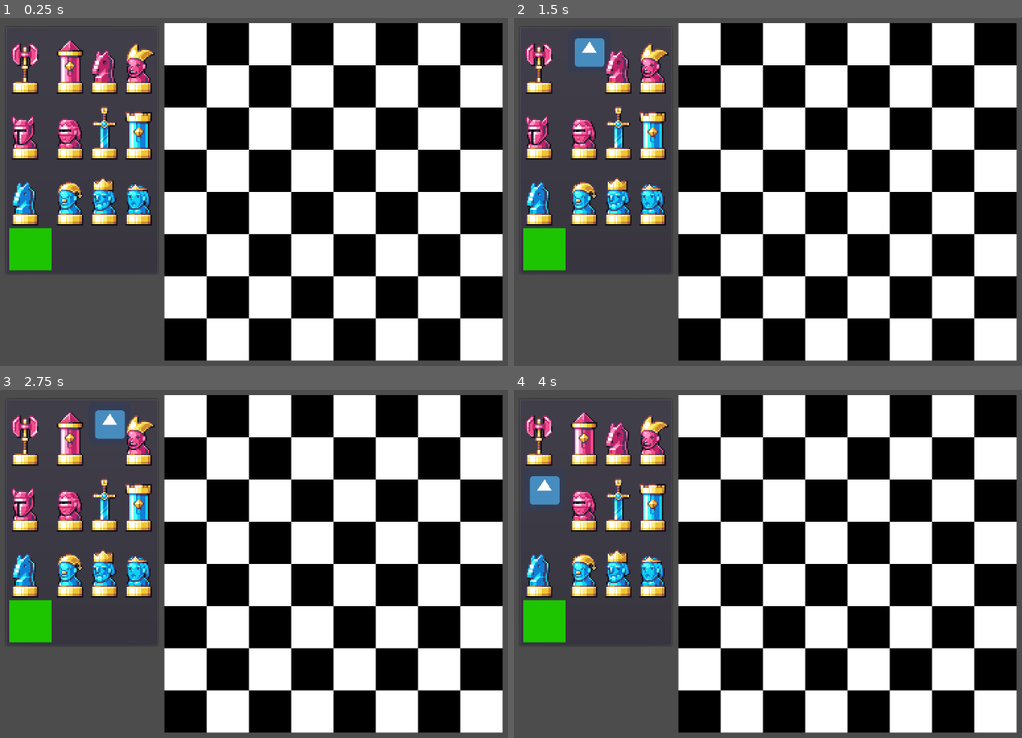
Above: before the commit, frames 1-4 (two rows, left to right).
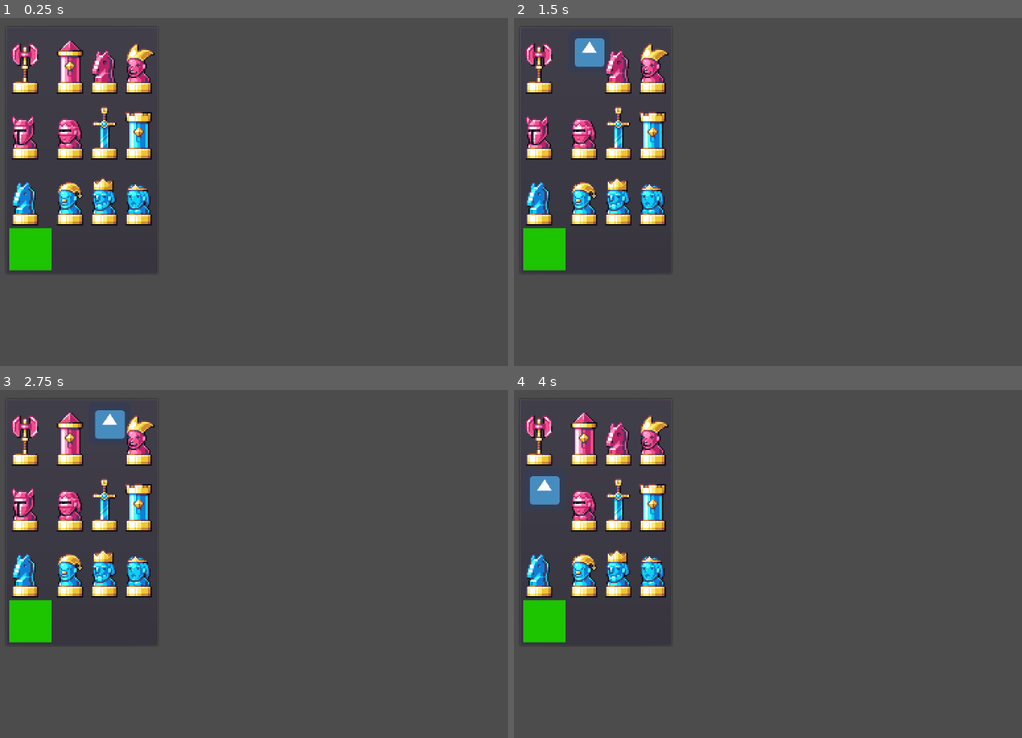
Above: after the commit, the same moments.

Repository: cis3296f22/ExcessChess
Game: Godot game, scene res://crafting_menu/CraftingMenu.tscn
The game is run twice, just before and just after one commit, with the same random seed, the same clock (stepped at 60 frames per second) and the same inputs. The engine's default icon, where the game draws it, is replaced by a stand-in: a white triangle on a blue panel in a dark square.
Inputs (mouse positions are in pixels of both pictures, inside the frame that each line leads up to):
- Up to frame 1 (0.25 s): no input
- Up to frame 2 (1.5 s): click (544, 63) at 0.5 s; click (585, 63) at 1.25 s
- Up to frame 3 (2.75 s): click (106, 435) at 2 s
- Up to frame 4 (4 s): click (651, 435) at 2.75 s; click (544, 501) at 3.5 s

The runs differ from the first frame. In frame 1, 65% of the frame differs, in the area x 32-100%, y 1-99%; in frame 2, 65%; in frame 3, 65%; in frame 4, 65%.
Error after the commit: Parse Error: Too many arguments for "add_pos_linear()" call. Expected at most 6. (res://engine/move/horizontal_move.gd:27)

Commit message:
Pass bishop test and diagonal movements.

Diff:
--- a/code/engine/move/diagonal_negative_move.gd
+++ b/code/engine/move/diagonal_negative_move.gd
@@ -14,23 +14,23 @@
 # Validates a line of spaces and adds valid spaces to the list of positions.
 # Arguments:
 # positions: The array of positions.
-# game: The game state information.
 # pos: The original position of the piece.
 # piece: The selected piece's state information.
-func add_pos(positions, game, pos, piece):
+# game: The game state information.
+func add_pos(positions, pos, piece, game):
 	var start: int
 	var end: int
 	var file = pos % game.width
 	var rank = pos / game.width
 	# Check spaces down-left from origin.
 	start = pos + game.width - 1
-	end = pos + 1 + (game.width - 1) * round(min(file, game.height - rank - 1))
+	end = pos + 1 + (game.width - 1) * min(file, game.height - rank - 1)
+	printerr("DL< range: " + str(pos) + "," + str(start) + "," + str(end))
 	if start < end:
-		linear.add_pos_linear(positions, start, end, game.width - 1,
-				game.max_pos, piece.team, game.pieces)
+		linear.add_pos_linear(positions, start, end, game.width - 1, piece.team, game)
 	# Check spaces up-right from origin.
 	start = pos - game.width + 1
-	end = pos - 1 - (game.width - 1) * round(min(game.width - file - 1, rank))
+	end = pos - 1 - (game.width - 1) * min(game.width - file - 1, rank)
+	printerr("UR> range: " + str(pos) + "," + str(start) + "," + str(end))
 	if start > end:
-		linear.add_pos_linear(positions, start, end, 1 - game.width,
-				game.max_pos, piece.team, game.pieces)
+		linear.add_pos_linear(positions, start, end, 1 - game.width, piece.team, game)
--- a/code/engine/move/diagonal_positive_move.gd
+++ b/code/engine/move/diagonal_positive_move.gd
@@ -14,23 +14,23 @@
 # Validates a line of spaces and adds valid spaces to the list of positions.
 # Arguments:
 # positions: The array of positions.
-# game: The game state information.
 # pos: The original position of the piece.
 # piece: The selected piece's state information.
-func add_pos(positions, game, pos, piece):
+# game: The game state information.
+func add_pos(positions, pos, piece, game):
 	var start: int
 	var end: int
 	var file = pos % game.width
 	var rank = pos / game.width
 	# Check spaces down-right from origin.
 	start = pos + game.width + 1
-	end = pos + 1 + (game.width + 1) * (round(min(game.width - file, game.height - rank)) - 1)
+	end = pos + 1 + (game.width + 1) * min(game.width - file, game.height - rank) - 1
+	printerr("DR< range: " + str(pos) + "," + str(start) + "," + str(end))
 	if start < end:
-		linear.add_pos_linear(positions, start, end, game.width + 1,
-				game.max_pos, piece.team, game.pieces)
+		linear.add_pos_linear(positions, start, end, game.width + 1, piece.team, game)
 	# Check spaces up-left from origin.
 	start = pos - game.width - 1
-	end = pos - 1 - (game.width + 1) * (round(min(rank, file)))
+	end = pos - 1 - (game.width + 1) * min(rank, file)
+	printerr("UL> range: " + str(pos) + "," + str(start) + "," + str(end))
 	if start > end:
-		linear.add_pos_linear(positions, start, end, -game.width - 1,
-				game.max_pos, piece.team, game.pieces)
+		linear.add_pos_linear(positions, start, end, -game.width - 1, piece.team, game)
--- a/code/engine/move/linear_move.gd
+++ b/code/engine/move/linear_move.gd
@@ -6,20 +6,20 @@
 # start: The first space to check.
 # end: The space to stop at, but not check.
 # step: The index length between spaces.
-# max_pos: The maximum board position.
 # team: The piece's team.
-# pieces: The map of board positions and chess pieces.
-static func add_pos_linear(positions, start, end, step, max_pos, team, pieces):
+# game: The game state.
+static func add_pos_linear(positions, start, end, step, team, game):
 	# Check spaces in one direction from the origin.
+	printerr(range(start, end, step))
 	for new_pos in range(start, end, step):
-		if not pieces.has(new_pos):
-			# Add position if it is inbounds.
-			if new_pos >= 0 and new_pos <= max_pos:
+		printerr("checking " + str(new_pos))
+		if not game.has(new_pos):
+			# Add position if it is in bounds.
+			if new_pos >= 0 and new_pos <= game.max_pos:
 				positions.append(new_pos)
 		else:
-			# If the piece is on the opposing team, then add position if the
-			# distance is a multiple of step.
-			if pieces[new_pos].team != team:
+			# If the piece is on the opposing team, then add position.
+			if game.state_from_cord(new_pos).team != team:
 				positions.append(new_pos)
 			# Exit loop because pieces block further movement.
 			break
--- a/code/test/chess_piece/test_bishop.gd
+++ b/code/test/chess_piece/test_bishop.gd
@@ -23,8 +23,7 @@
 
 func after_each():
 	# Clear the board.
-	for index in game_state.pieces_cord:
-		game_state.remove(index)
+	game_state = GameState.new(8, 8)
 
 
 # Tests the movement of a bishop that can move in four diagonal directions.
